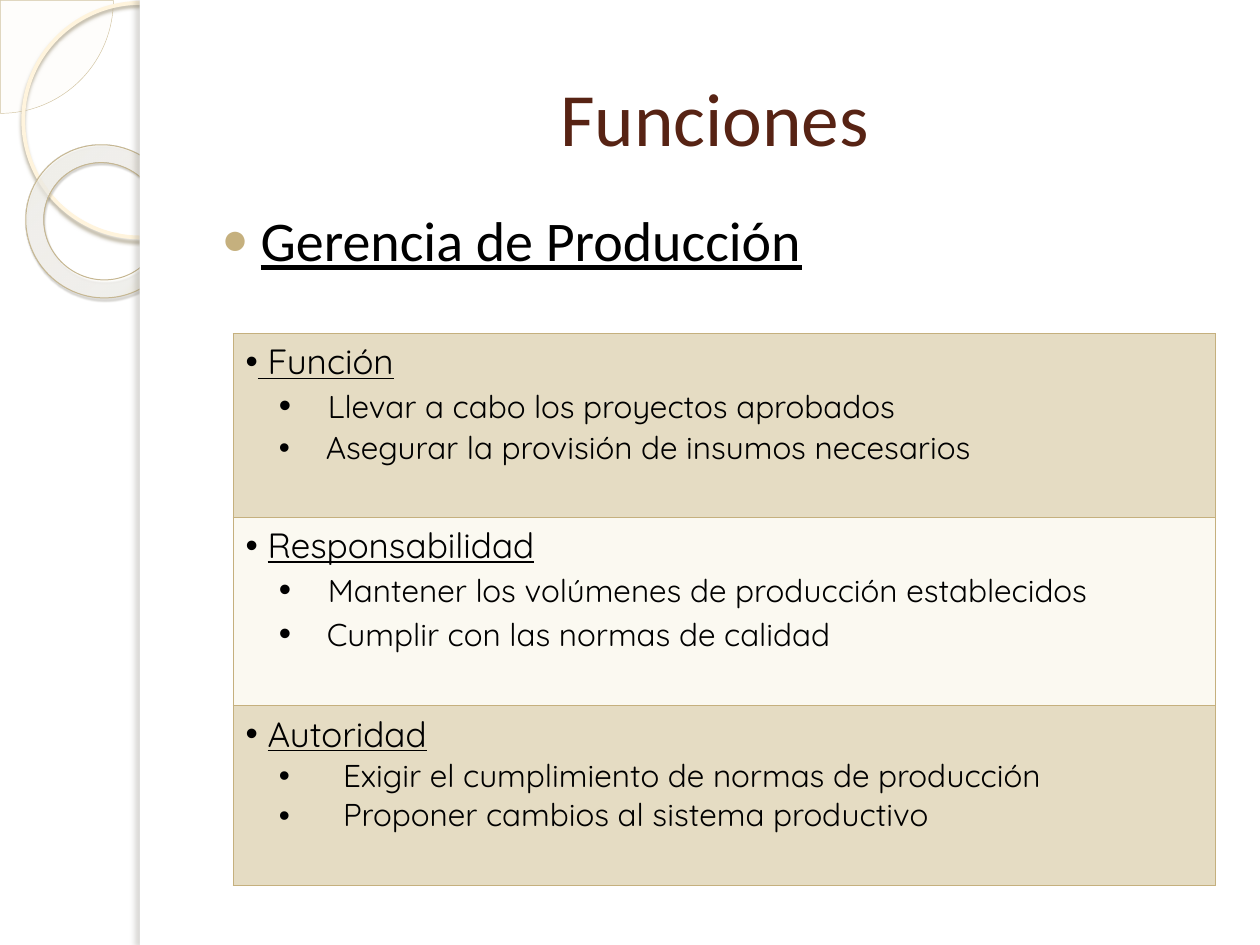
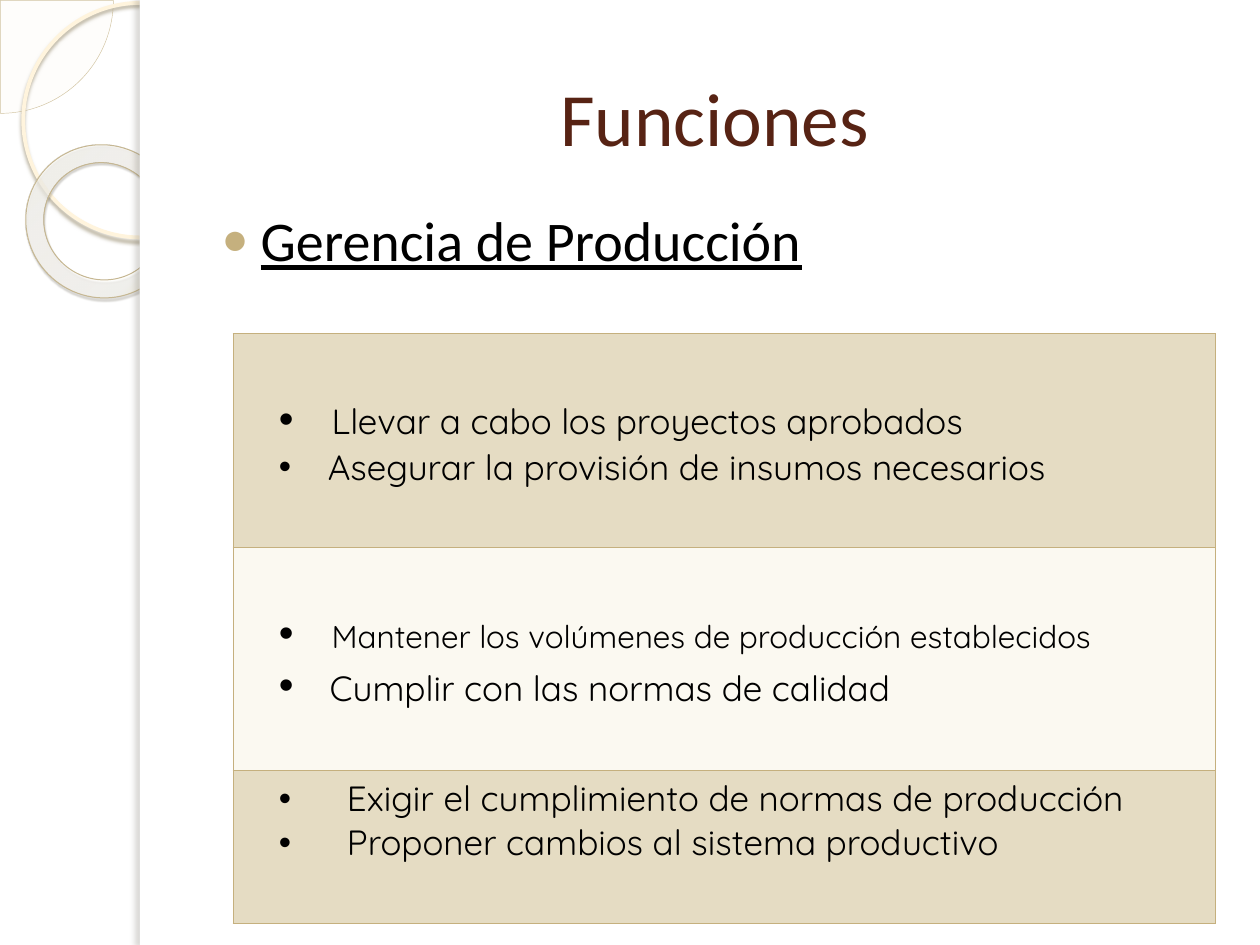
Before and after one commit to Bloodclot24/empresitas, a slide deck: slide 17 of Presentacion/Presentacion.pptx. Drawn at 1260x945 pixels with LibreOffice and Linux fonts; fonts in the diff are those of the drawing; background and template pictures are left out. Boxes give left, top, right and bottom in pixels: in the first picture for what was removed or moved away, otherwise in the second. Text is boxed around its words. In the diff, an @@ line names an element or a change of style, - is before the commit and + after.

```diff
--- a/Presentacion/Presentacion.pptx
+++ b/Presentacion/Presentacion.pptx
@@ table at (x1=233, y1=334, x2=1216, y2=901) @@
-row 1, column 1: Función / Llevar a cabo los proyectos aprobados / Asegurar la provisión de insumos necesarios
+row 1, column 1: Llevar a cabo los proyectos aprobados / Asegurar la provisión de insumos necesarios
-row 2, column 1: Responsabilidad / Mantener los volúmenes de producción establecidos / Cumplir con las normas de calidad
+row 2, column 1: Mantener los volúmenes de producción establecidos / Cumplir con las normas de calidad
-row 3, column 1: Autoridad / Exigir el cumplimiento de normas de producción / Proponer cambios al sistema productivo
+row 3, column 1: Exigir el cumplimiento de normas de producción / Proponer cambios al sistema productivo
```
Also in this commit, not shown: 7 other slides changed, 1 other file.
